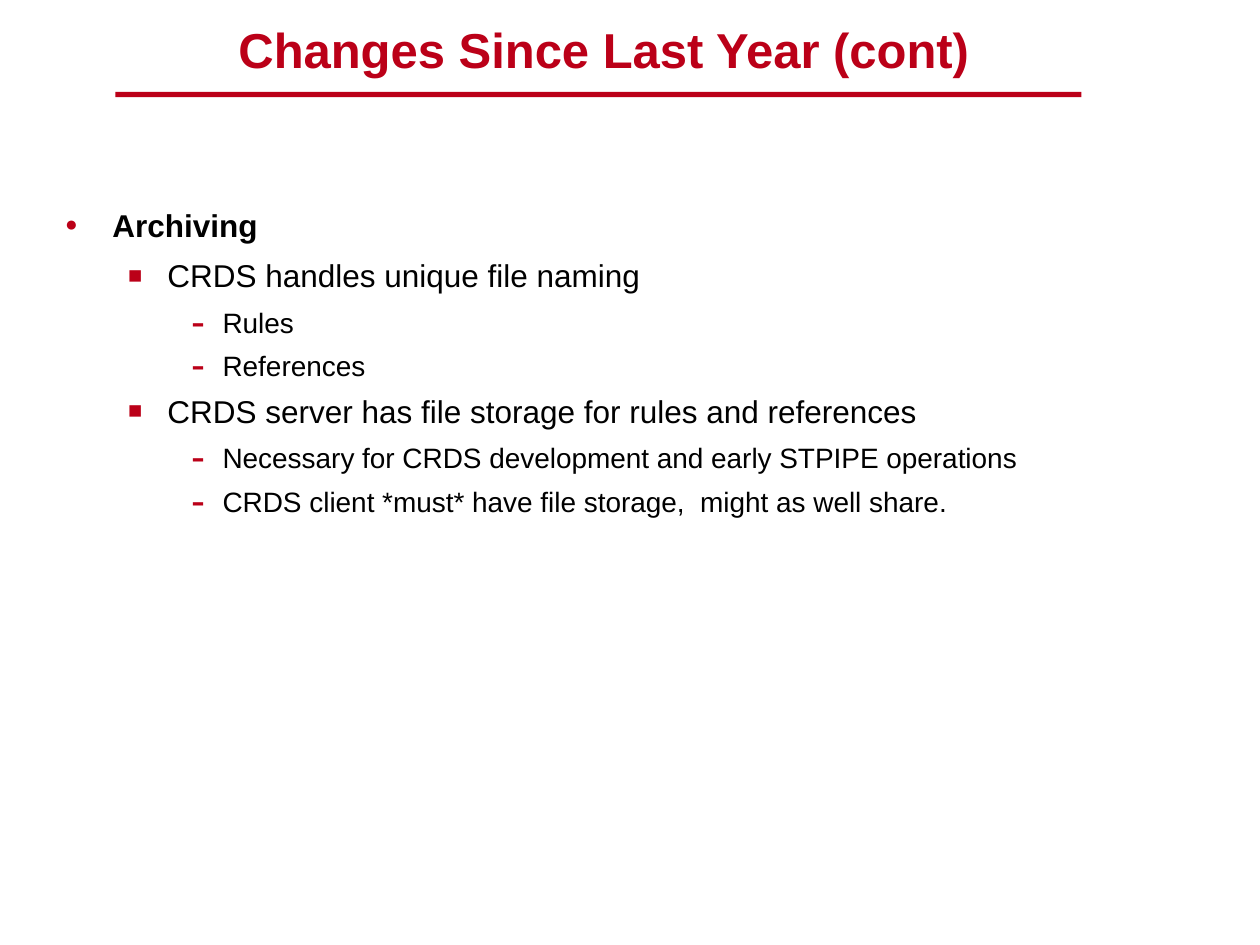
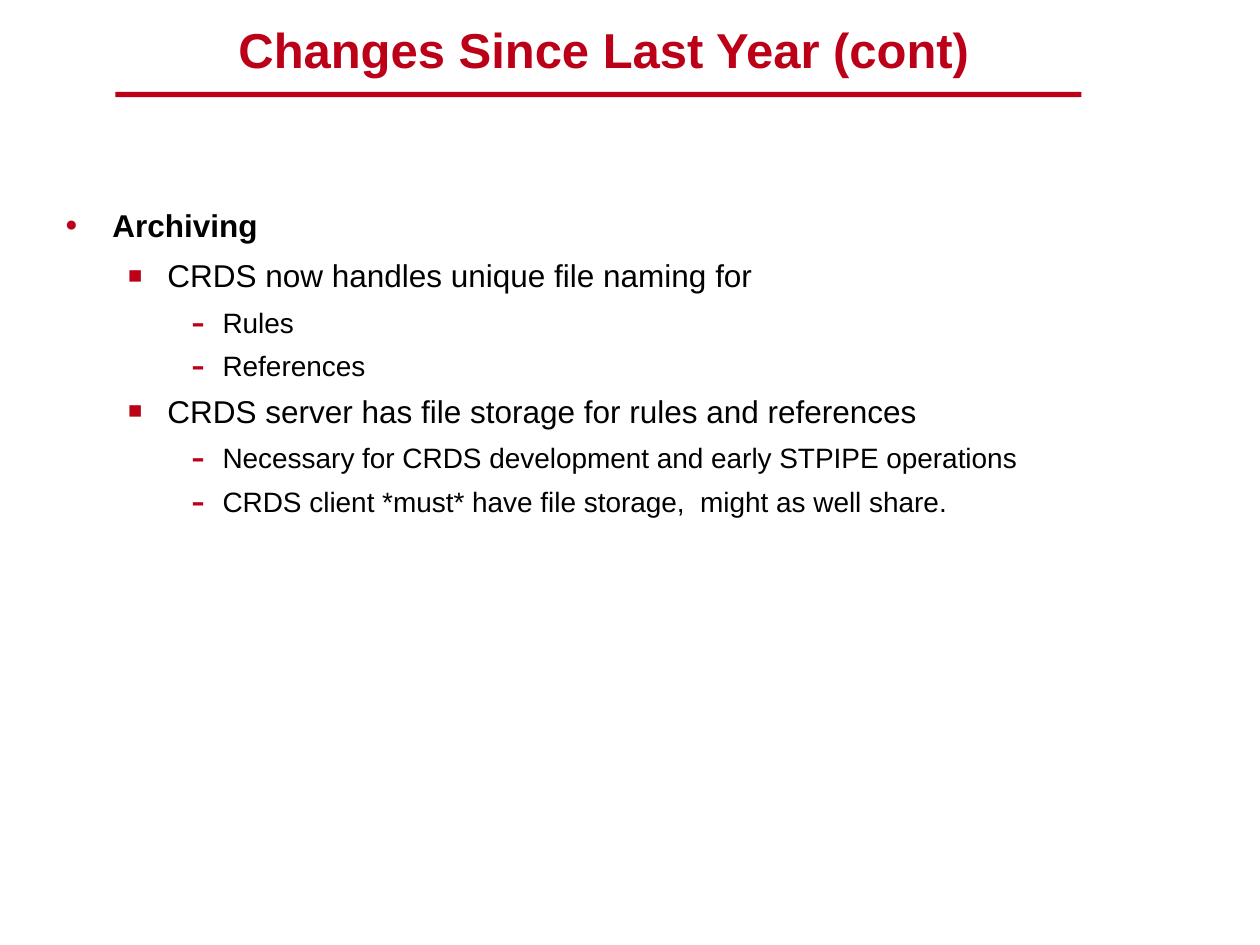
Before and after one commit to spacetelescope/crds, a slide deck: slide 14 of docs/DMS_SDR2_09_CRDS_final.pptx. Drawn at 1260x945 pixels with LibreOffice and Linux fonts; fonts in the diff are those of the drawing; background and template pictures are left out. Boxes give left, top, right and bottom in pixels: in the first picture for what was removed or moved away, otherwise in the second. Text is boxed around its words. In the diff, an @@ line names an element or a change of style, - is before the commit and + after.

```diff
--- a/docs/DMS_SDR2_09_CRDS_final.pptx
+++ b/docs/DMS_SDR2_09_CRDS_final.pptx
@@ text at bbox=[167, 264, 752, 293]: text changed @@
-  ■ CRDS handles unique file naming
+  ■ CRDS now handles unique file naming for
```
Also in this commit, not shown: 6 other slides changed, 1 slide removed, 2 other files.
